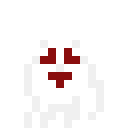
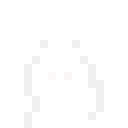
Layered file, before and after one edit (128x128). Changes by layer:
added layer "Sichtbar #2" above "Sichtbar" over box(40, 48, 80, 128)
hid "Sichtbar", painted on it over box(40, 48, 80, 128)
